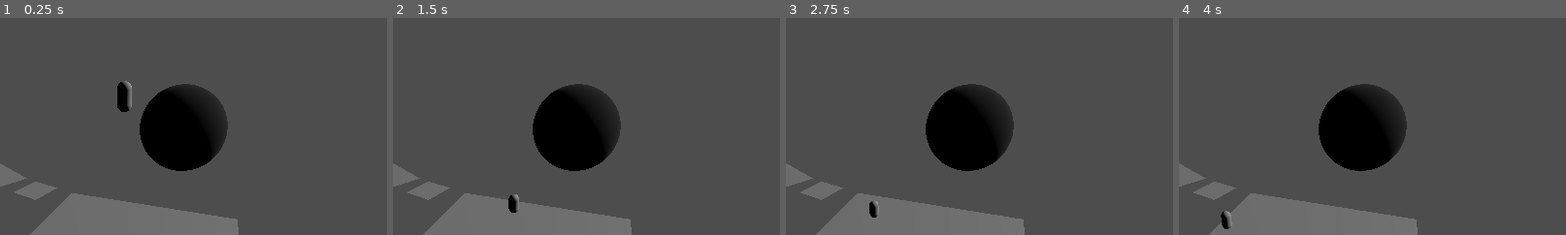
Above: before the commit, frames 1-4 (left to right).
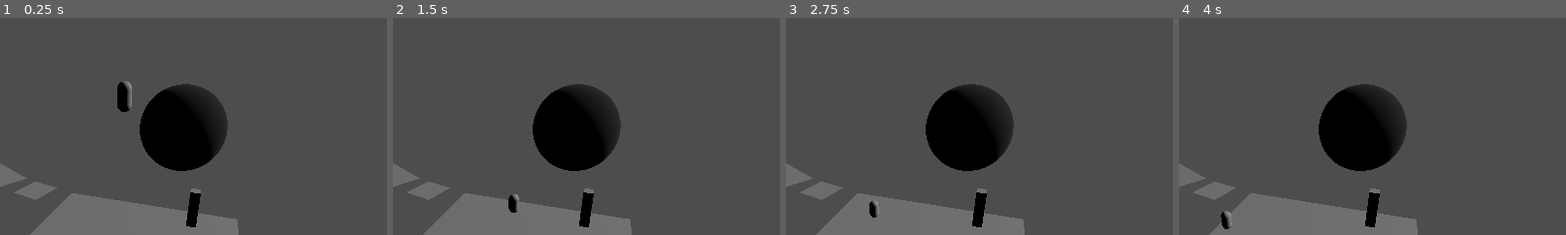
Above: after the commit, the same moments.

Repository: GreggSchaffter/gwj69project
Game: Godot game, scene res://scenes/game_world.tscn
Same seed, same stepped clock (60 frames per second), same inputs: the game is played once before the commit and once after it.
Inputs:
- Up to frame 1 (0.25 s): no input
- Up to frame 2 (1.5 s): hold E (interact, bound only after the commit) 0.53-1.28 s; hold W (up) from 0.53 s (still down); tap Space (jump) at 0.77 s; tap E (interact, bound only after the commit) at 1.35 s
- Up to frame 3 (2.75 s): tap Space (jump) at 1.52 s; tap Enter at 2 s; release W (up) at 2.03 s; hold A (left) from 2.03 s (still down); hold E (interact, bound only after the commit) from 2.03 s (still down)
- Up to frame 4 (4 s): release E (interact, bound only after the commit) at 2.78 s; tap E (interact, bound only after the commit) at 2.85 s; tap Space (jump) at 3.02, 3.77 s; release A (left) at 3.53 s; hold S (down) from 3.53 s (still down); hold E (interact, bound only after the commit) from 3.53 s (still down)
The pictures show only the part of the screen within x 35-85%, y 12-62%; the shares and areas given below are measured in that part.

The runs differ from the first frame. In frame 1, 0.5% of the frame differs, in the area x 48-52%, y 78-97%; in frame 2, 0.5%; in frame 3, 0.5%; in frame 4, 0.5%.

Commit message:
Basic 2d puzzle functionality added.
We can make this 3d if we need to.

Diff:
--- a/project.godot
+++ b/project.godot
@@ -14,6 +14,10 @@
 run/main_scene="res://scenes/game_world.tscn"
 config/features=PackedStringArray("4.2", "GL Compatibility")
 config/icon="res://icon.svg"
+
+[autoload]
+
+Global="*res://stuff/global.tscn"
 
 [dotnet]
 
@@ -46,6 +50,11 @@
 "events": [Object(InputEventKey,"resource_local_to_scene":false,"resource_name":"","device":-1,"window_id":0,"alt_pressed":false,"shift_pressed":false,"ctrl_pressed":false,"meta_pressed":false,"pressed":false,"keycode":32,"physical_keycode":0,"key_label":0,"unicode":32,"echo":false,"script":null)
 ]
 }
+interact={
+"deadzone": 0.5,
+"events": [Object(InputEventKey,"resource_local_to_scene":false,"resource_name":"","device":-1,"window_id":0,"alt_pressed":false,"shift_pressed":false,"ctrl_pressed":false,"meta_pressed":false,"pressed":false,"keycode":69,"physical_keycode":0,"key_label":0,"unicode":101,"echo":false,"script":null)
+]
+}
 
 [rendering]
 
--- a/scenes/game_world.tscn
+++ b/scenes/game_world.tscn
@@ -1,7 +1,8 @@
-[gd_scene load_steps=12 format=3 uid="uid://ywtln2wf5qqo"]
+[gd_scene load_steps=18 format=3 uid="uid://ywtln2wf5qqo"]
 
 [ext_resource type="Script" path="res://scripts/Player.gd" id="1_vcuue"]
 [ext_resource type="Script" path="res://scripts/CameraActivator.gd" id="2_eyww8"]
+[ext_resource type="PackedScene" uid="uid://ct3bqlowjvnm6" path="res://stuff/puzzle.tscn" id="3_tu7mj"]
 
 [sub_resource type="CapsuleShape3D" id="CapsuleShape3D_vx2bk"]
 
@@ -24,6 +25,38 @@
 [sub_resource type="BoxShape3D" id="BoxShape3D_m6g6y"]
 size = Vector3(10, 5, 1)
 
+[sub_resource type="BoxMesh" id="BoxMesh_7rkkt"]
+size = Vector3(1, 4, 1)
+
+[sub_resource type="CylinderShape3D" id="CylinderShape3D_u28v4"]
+height = 5.81772
+radius = 3.62055
+
+[sub_resource type="Gradient" id="Gradient_a186x"]
+offsets = PackedFloat32Array(0.025974, 1)
+colors = PackedColorArray(0, 0, 0, 0.639216, 1, 1, 1, 0.533333)
+
+[sub_resource type="GradientTexture1D" id="GradientTexture1D_tlcpk"]
+gradient = SubResource("Gradient_a186x")
+
+[sub_resource type="GDScript" id="GDScript_5xave"]
+resource_name = "Counter"
+script/source = "extends RichTextLabel
+
+var count = 0
+
+
+func _add():
+	count += 1
+	text = str(count)
+
+
+
+func _subtract():
+	count -= int(count > 0)
+	text = str(count)
+"
+
 [sub_resource type="BoxShape3D" id="BoxShape3D_sprh2"]
 size = Vector3(4, 0, 4)
 
@@ -80,6 +113,72 @@
 transform = Transform3D(0.803836, 0, -0.594851, 0, 1, 0, 0.594851, 0, 0.803836, 0, 0, 0)
 shape = SubResource("BoxShape3D_m6g6y")
 
+[node name="Lock" type="Node3D" parent="Map/Room 1"]
+transform = Transform3D(1, 0, 0, 0, 1, 0, 0, 0, 1, 7.37059, 0, 5.2915)
+
+[node name="Puzzle" parent="Map/Room 1/Lock" node_paths=PackedStringArray("canvas_layer", "active_area") instance=ExtResource("3_tu7mj")]
+canvas_layer = NodePath("../CanvasLayer")
+active_area = NodePath("../Area3D")
+
+[node name="MeshInstance3D" type="MeshInstance3D" parent="Map/Room 1/Lock"]
+transform = Transform3D(1, 0, 0, 0, 1, 0, 0, 0, 1, 0.000572205, 2.00024, -0.000686646)
+mesh = SubResource("BoxMesh_7rkkt")
+
+[node name="Area3D" type="Area3D" parent="Map/Room 1/Lock"]
+
+[node name="CollisionShape3D" type="CollisionShape3D" parent="Map/Room 1/Lock/Area3D"]
+shape = SubResource("CylinderShape3D_u28v4")
+
+[node name="CanvasLayer" type="CanvasLayer" parent="Map/Room 1/Lock"]
+visible = false
+
+[node name="TextureRect" type="TextureRect" parent="Map/Room 1/Lock/CanvasLayer"]
+anchors_preset = 15
+anchor_right = 1.0
+anchor_bottom = 1.0
+grow_horizontal = 2
+grow_vertical = 2
+texture = SubResource("GradientTexture1D_tlcpk")
+
+[node name="+" type="Button" parent="Map/Room 1/Lock/CanvasLayer"]
+anchors_preset = -1
+anchor_left = 0.094
+anchor_right = 0.291
+anchor_bottom = 1.0
+offset_left = -0.288002
+offset_right = -0.231995
+grow_vertical = 2
+theme_override_font_sizes/font_size = 316
+text = "+"
+
+[node name="-" type="Button" parent="Map/Room 1/Lock/CanvasLayer"]
+anchors_preset = -1
+anchor_left = 0.617
+anchor_right = 0.814
+anchor_bottom = 1.0
+offset_left = 76.2159
+offset_right = 76.272
+grow_vertical = 2
+theme_override_font_sizes/font_size = 316
+text = "-"
+
+[node name="RichTextLabel" type="RichTextLabel" parent="Map/Room 1/Lock/CanvasLayer"]
+anchors_preset = -1
+anchor_left = 0.398
+anchor_top = 0.469
+anchor_right = 0.517
+anchor_bottom = 0.681
+offset_left = 43.504
+offset_top = -61.912
+offset_right = 43.416
+offset_bottom = -62.288
+grow_horizontal = 2
+grow_vertical = 2
+theme_override_font_sizes/normal_font_size = 96
+text = "0"
+autowrap_mode = 0
+script = SubResource("GDScript_5xave")
+
 [node name="Room 2" type="Node3D" parent="Map"]
 transform = Transform3D(0.894357, 0, -0.447353, 0, 1, 0, 0.447353, 0, 0.894357, -40.813, 0, -31.674)
 metadata/_edit_group_ = true
@@ -115,4 +214,6 @@
 mesh = SubResource("PlaneMesh_v0rvw")
 
 [connection signal="body_entered" from="Map/Room 1/CameraActivator" to="Map/Room 1/CameraActivator" method="_on_body_entered"]
+[connection signal="pressed" from="Map/Room 1/Lock/CanvasLayer/+" to="Map/Room 1/Lock/CanvasLayer/RichTextLabel" method="_add"]
+[connection signal="pressed" from="Map/Room 1/Lock/CanvasLayer/-" to="Map/Room 1/Lock/CanvasLayer/RichTextLabel" method="_subtract"]
 [connection signal="body_entered" from="Map/Room 2/CameraActivator" to="Map/Room 2/CameraActivator" method="_on_body_entered"]
--- a/scripts/Player.gd
+++ b/scripts/Player.gd
@@ -20,6 +20,7 @@
 	# Get the input direction and handle the movement/deceleration.
 	# As good practice, you should replace UI actions with custom gameplay actions.
 	var input_dir = Input.get_vector("left", "right", "up", "down")
+	input_dir *= int(!Global.puzzling);
 	input_dir = input_dir.rotated(-get_viewport().get_camera_3d().rotation.y)
 	var direction = (transform.basis * Vector3(input_dir.x, 0, input_dir.y)).normalized()
 	if direction:
--- /dev/null
+++ b/scripts/global.gd
@@ -0,0 +1,4 @@
+extends Node
+
+
+var puzzling = false;
--- /dev/null
+++ b/scripts/puzzle.gd
@@ -0,0 +1,24 @@
+extends Node
+
+
+@export var canvas_layer: CanvasLayer
+@export var active_area: Area3D
+
+
+
+func _input(event):
+	if !(event.is_action_pressed("interact") && has_player()):
+		return
+
+	if !Global.puzzling:
+		Global.puzzling = true
+		canvas_layer.show()
+	else:
+		Global.puzzling = false
+		canvas_layer.hide()
+
+func has_player():
+	for i in active_area.get_overlapping_bodies():
+		if i.is_in_group("player"):
+			return true
+	return false
--- /dev/null
+++ b/stuff/global.tscn
@@ -0,0 +1,6 @@
+[gd_scene load_steps=2 format=3 uid="uid://doo8h8flg17p1"]
+
+[ext_resource type="Script" path="res://scripts/global.gd" id="1_v57yt"]
+
+[node name="Global" type="Node"]
+script = ExtResource("1_v57yt")
--- /dev/null
+++ b/stuff/puzzle.tscn
@@ -0,0 +1,6 @@
+[gd_scene load_steps=2 format=3 uid="uid://ct3bqlowjvnm6"]
+
+[ext_resource type="Script" path="res://scripts/puzzle.gd" id="1_fmwfq"]
+
+[node name="Puzzle" type="Node"]
+script = ExtResource("1_fmwfq")
